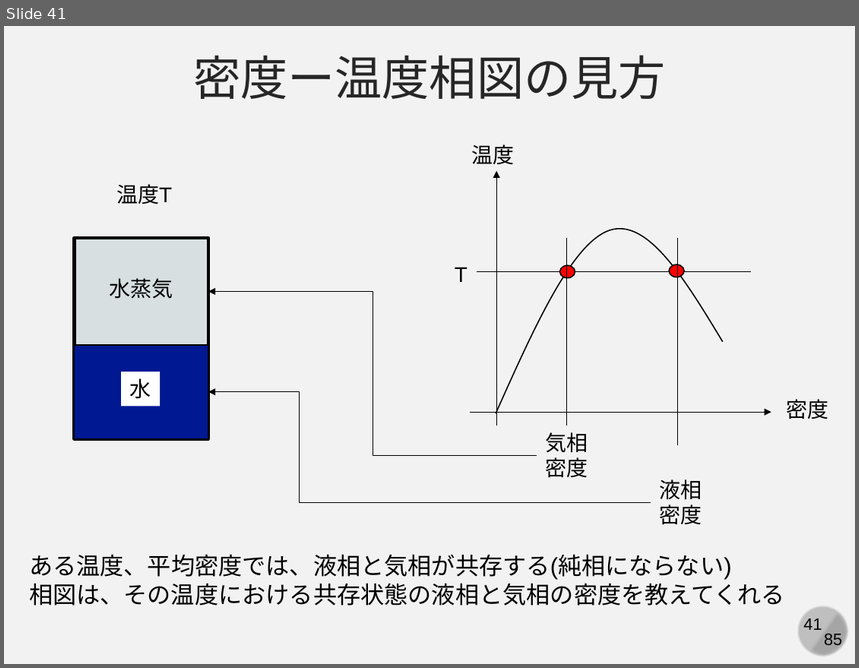
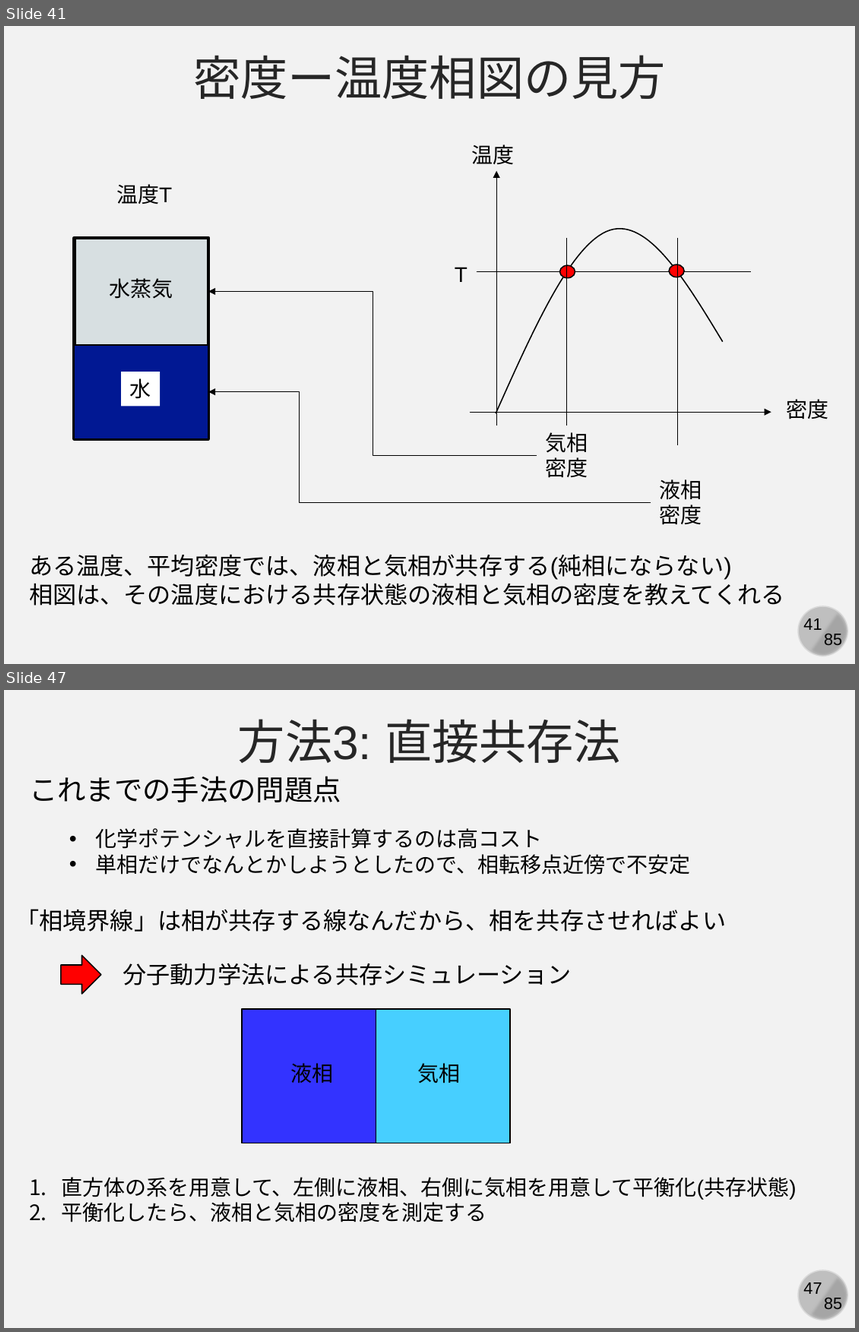
Before and after one commit to kaityo256/yamagata2022, a slide deck: 05_md_advanced/yamagata05.pptx. Shown one above the other, each under a label of ours: slide 41 before the commit, slides 41 and 47 after it; the slides between them are not shown. The pictures are 859x668 and 859x1332 pixels, drawn with LibreOffice and Linux fonts; fonts in the diff are those of the drawing. Boxes give left, top, right and bottom in pixels: in the first picture for what was removed or moved away, otherwise in the second. Text is boxed around its words. In the diff, an @@ line names an element or a change of style, - is before the commit and + after.

```diff
--- a/05_md_advanced/yamagata05.pptx
+++ b/05_md_advanced/yamagata05.pptx
@@ slide 47 added at (4, 690, 855, 1328), background #F2F2F2; not listed: 4 template elements that a slide beside it also shows @@
@@ text added at (238, 719, 621, 763), 40 pt, text #262626 @@
+方法3: 直接共存法
@@ text added at (29, 776, 341, 802), 24 pt, text #000000 @@
+これまでの手法の問題点
@@ text added at (96, 828, 691, 875), 18 pt, text #000000 @@
+• 化学ポテンシャルを直接計算するのは高コスト
+• 単相だけでなんとかしようとしたので、相転移点近傍で不安定
@@ text added at (15, 909, 726, 932), 20 pt, text #000000 @@
+「相境界線」は相が共存する線なんだから、相を共存させればよい
@@ right arrow added at (61, 955, 101, 994), fill #FF0000, outline #000000 1 pt @@
@@ text added at (123, 964, 571, 986), 20 pt, text #000000 @@
+分子動力学法による共存シミュレーション
@@ rectangle added at (243, 1009, 376, 1143), fill #3333FF, outline #000000 1 pt @@
@@ rectangle added at (376, 1009, 509, 1143), fill #47CFFF, outline #000000 1 pt @@
@@ text added at (291, 1063, 333, 1084), 18 pt, text #000000 @@
+液相
@@ text added at (418, 1063, 461, 1084), 18 pt, text #000000 @@
+気相
@@ text added at (61, 1177, 797, 1223), 18 pt, text #000000 @@
+1. 直方体の系を用意して、左側に液相、右側に気相を用意して平衡化(共存状態)
+2. 平衡化したら、液相と気相の密度を測定する
```
Also in this commit, not shown: 1 slide changed, 17 other slides added, 1 slide removed.
